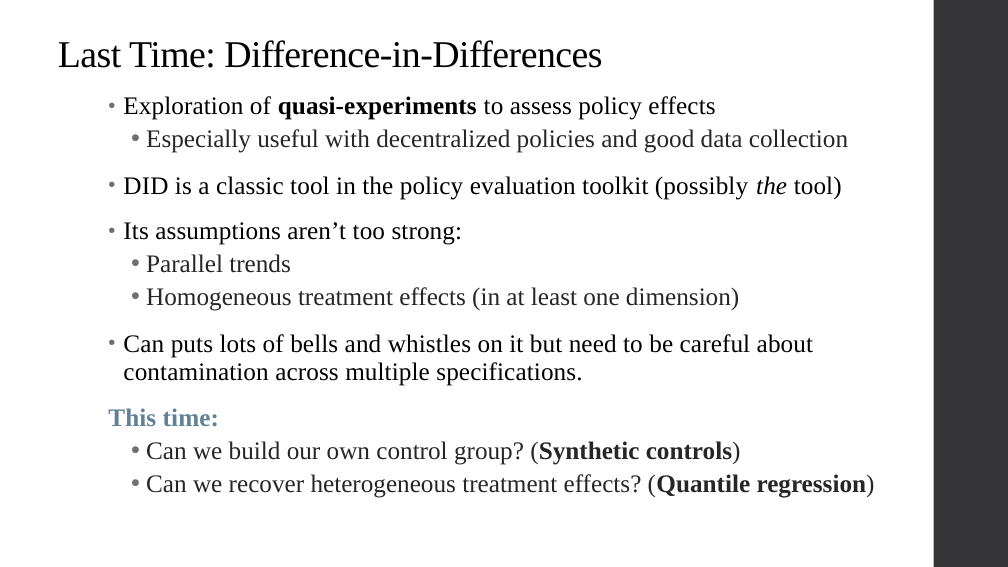
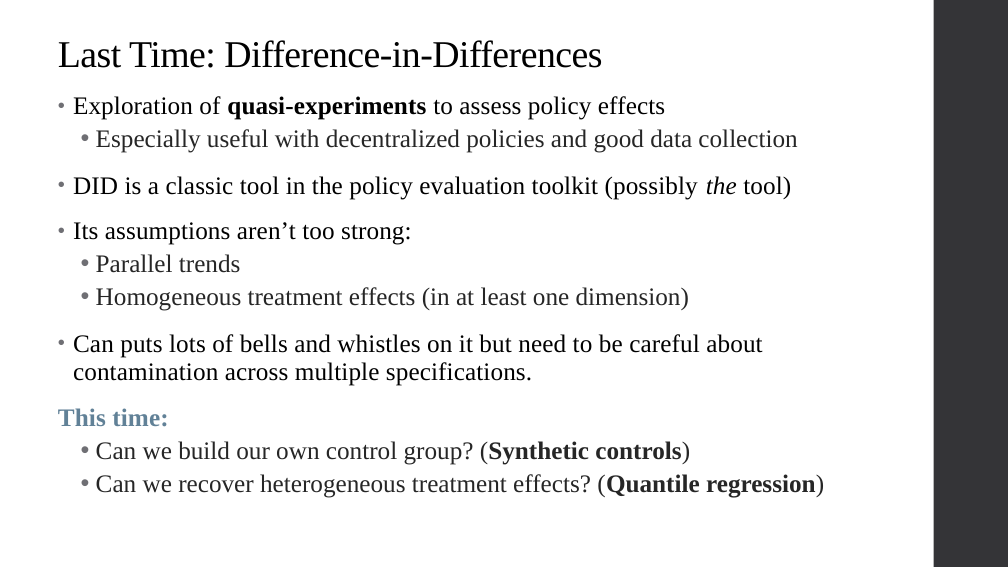
Before and after one commit to qiufei/fork-HAD5744, a slide deck: slide 2 of Lecture11_SyntheticControl_QuantileRegression/Lecture11_SyntheticControl_QuantileRegression.pptx. Drawn at 1008x567 pixels with LibreOffice and Linux fonts; fonts in the diff are those of the drawing. Boxes give left, top, right and bottom in pixels: in the first picture for what was removed or moved away, otherwise in the second. Text is boxed around its words. In the diff, an @@ line names an element or a change of style, - is before the commit and + after.

```diff
--- a/Lecture11_SyntheticControl_QuantileRegression/Lecture11_SyntheticControl_QuantileRegression.pptx
+++ b/Lecture11_SyntheticControl_QuantileRegression/Lecture11_SyntheticControl_QuantileRegression.pptx
@@ text "Exploration of quasi-experiments to assess ...": place and size @@
-text "Exploration of quasi-experiments to assess ..." at (108,96,875,498)
+text "Exploration of quasi-experiments to assess ..." at (58,96,824,498)
```
Also in this commit, not shown: 11 other slides changed, 8 slides added, 5 slides removed, 4 other files.
